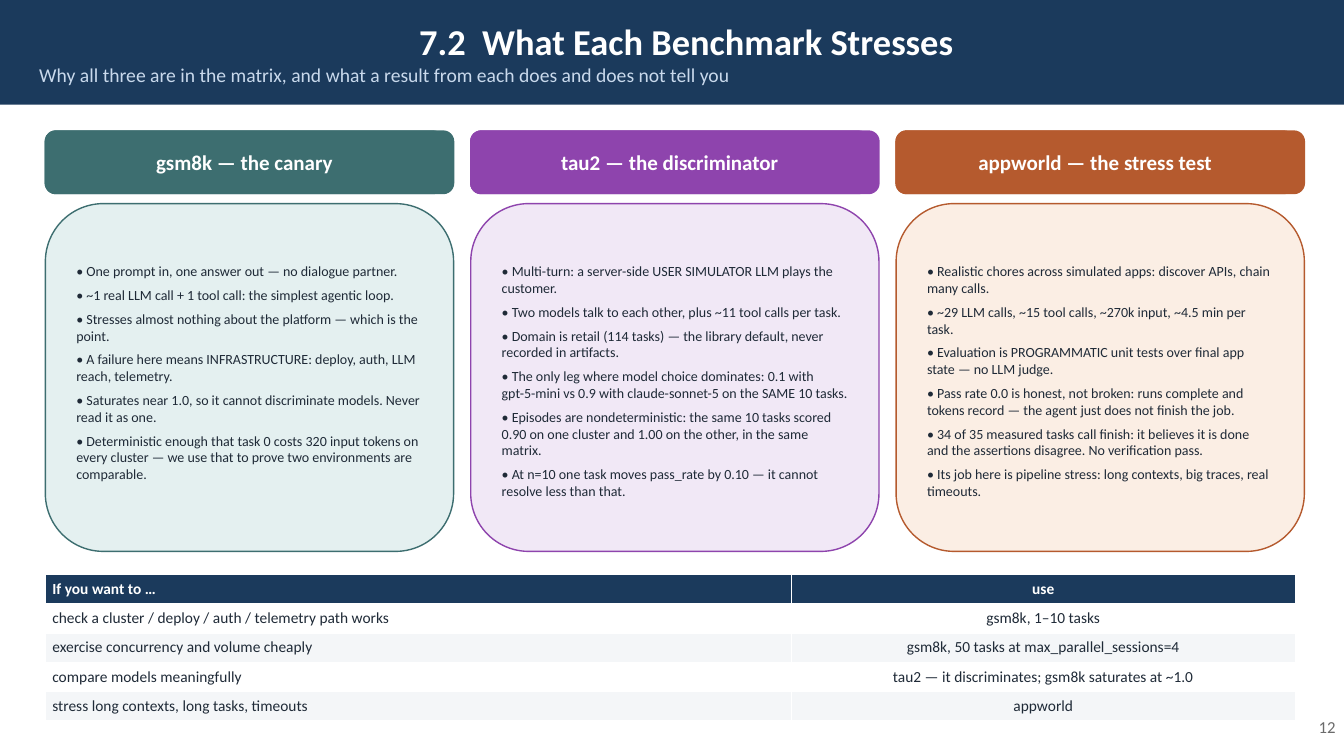
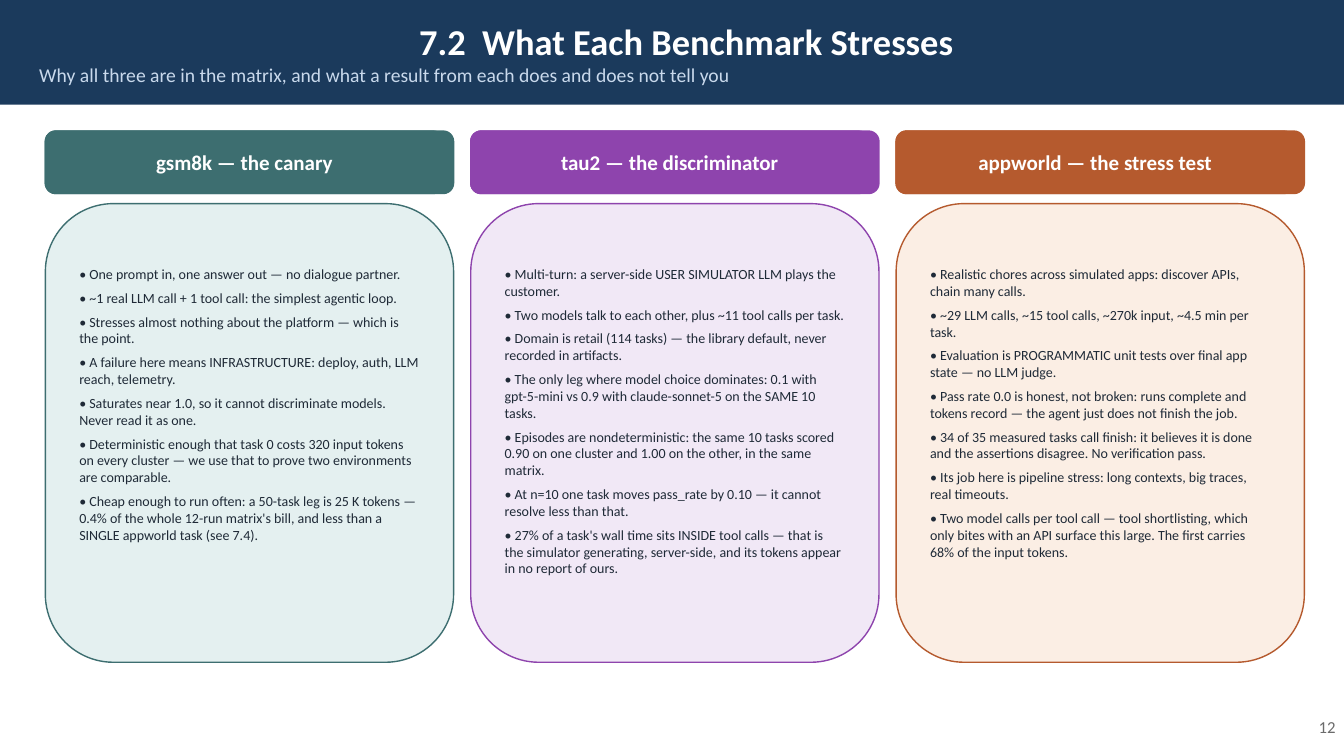
Before and after one commit to rossoctl/autobench, a slide deck: slide 12 of docs/AutoBench.pptx. Drawn at 1344x756 pixels with LibreOffice and Linux fonts; fonts in the diff are those of the drawing. Boxes give left, top, right and bottom in pixels: in the first picture for what was removed or moved away, otherwise in the second. Text is boxed around its words. In the diff, an @@ line names an element or a change of style, - is before the commit and + after.

Commit message:
Teach benchmark selection and cost in the deck and the guide, not just the primer
The primer's "Picking a benchmark" table was the only place a reader could find out
which benchmark to run and what it would cost them. Promote it into the deck and the
Developer Guide, and add the comparative token/model analysis that makes it actionable.

New deck slides, both derived from the v1.28 pair's mirrored artifacts:

  7.4  Picking a Benchmark — and What That Leg Costs: the five-row picking table
       beside the measured per-leg token totals, so the choice and its bill sit
       together. The picking strip used to be cramped under the 7.2 cards and a row
       short; it is its own slide now, and 7.2 gained a sizing bullet per card.
  7.5  The Cost Model — Tokens, Models, Money: derived per-task figures (total
       tokens, input share, share of task time in model calls, tokens per *passed*
       task) plus the gpt-4.1 vs gpt-5-mini comparison off legs #4/#5, which ran
       identical task_ids and differ only in model.

Both new sections state the break-even output:input price ratio (~2.7 pooled, 1.8 and
5.8 on the two platforms) and the plug-in-your-rates formula, rather than dollars: the
gateway does not bill us, so any figure here would be someone else's rate card, and a
ratio does not go stale.

Also records something not documented anywhere before: tau2's user simulator runs in
the MCP pod, which is uninstrumented, so its inference is billed by the gateway and
counted in none of our totals. Leg #9's span_report.ndjson has 118 chat spans and every
one carries the agent's model; the 27% tool-time share is the tell. That is one of four
reasons every cost figure we publish is a floor.

Guide gets the same material as a §1 subsection with a pointer from the §5.3 max_tasks
row; primer gets a "What a run costs" section ahead of the picking table. TOCs and both
PDFs regenerated, guide stamp bumped. 183 tests pass.

```diff
--- a/docs/AutoBench.pptx
+++ b/docs/AutoBench.pptx
@@ rounded rectangle "• One prompt in, one ...": place and size @@
-rounded rectangle "• One prompt in, one ..." at (45, 204, 454, 552)
+rounded rectangle "• One prompt in, one ..." at (45, 204, 454, 662)
@@ rounded rectangle "• Multi-turn: a server-side USER ...": place and size @@
-rounded rectangle "• Multi-turn: a server-side USER ..." at (471, 204, 879, 552)
+rounded rectangle "• Multi-turn: a server-side USER ..." at (471, 204, 879, 662)
@@ rounded rectangle "• Realistic chores across simulated ...": place and size @@
-rounded rectangle "• Realistic chores across simulated ..." at (896, 204, 1305, 552)
+rounded rectangle "• Realistic chores across simulated ..." at (896, 204, 1305, 662)
@@ text in rounded rectangle at (79, 496, 401, 543): paragraph added @@
+• Cheap enough to run often: a 50-task leg is 25 K tokens — 0.4% of the whole 12-run matrix's bill, and less than a SINGLE appworld task (see 7.4).
@@ text in rounded rectangle at (505, 530, 841, 576): paragraph added @@
+• 27% of a task's wall time sits INSIDE tool calls — that is the simulator generating, server-side, and its tokens appear in no report of ours.
@@ text in rounded rectangle at (930, 513, 1248, 559): paragraph added @@
+• Two model calls per tool call — tool shortlisting, which only bites with an API surface this large. The first carries 68% of the input tokens.
@@ table removed at (45, 575, 1296, 721), 5 rows, 2 columns @@
-If you want to … | use
-check a cluster / deploy / auth / telemetry path works | gsm8k, 1–10 tasks
-exercise concurrency and volume cheaply | gsm8k, 50 tasks at max_parallel_sessions=4
-compare models meaningfully | tau2 — it discriminates; gsm8k saturates at ~1.0
-stress long contexts, long tasks, timeouts | appworld
```
Also in this commit, not shown: 7 other slides changed, 2 slides added, 5 other files.
